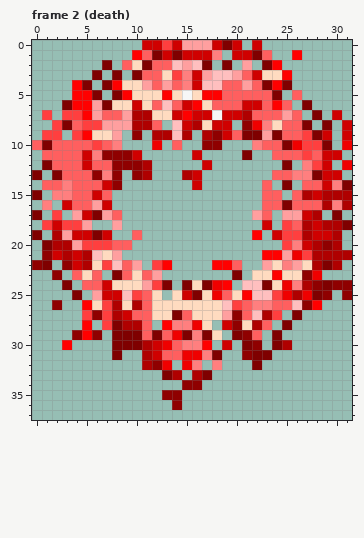
Pixel-art file: assets/modAssets/mainRing.aseprite. The first picture shows the starting point.
32x38 pixels, 9 frames. Shown: frame 2 (death). The commit also changed other frames, which this record leaves out.
The result:
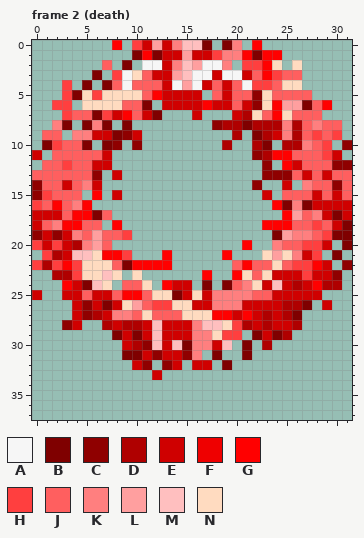
Palette (. is transparent): A #f6f6f6  B #7f0000  C #8f0000  D #af0000  E #cf0000  F #ef0000  G #ff0000  H #ff3f3f  J #ff5f5f  K #ff7f7f  L #ff9f9f  M #ffbfbf  N #ffdbc0
The exact change:
layer "stable/red/ringSlot" added
layer "stable/red/ringCombined" added
layer "red/ringSlot" removed
layer "red/ringCombined" removed
Changed rows in their new state; - is an unchanged pixel.
Frame 2 (death):
first column x 0:
 0 --------G-H-LEKMMB.-K-G---------
 1 ----------BG--EL--HKKG-GG-.-----
 2 -------J-B.AAEKMLAAK-HHGN-N-----
 3 --------HAN-EELMAAEAAEJGHJJ-----
 4 ---H.---JAJJ-EALAEJE-AHHJNN-----
 5 ---HBNHNNN-JGEEEE.JE--CNJJ-J----
 6 --HH.NNN-JJB.EE-EGEE--CN-LL-JG--
 7 -.--JJBHEGJEB...-...--N-GN-JJ-.-
 8 --K-.BKB.B...-....CDDBDDDKDJKJJ.
 9 -JJ-KKEEBCE-....-...D.-DEKDJHJH.
10 .-H--B.BC-C-.-.--..D--DB.DDKJH-C
11 E.---JJE...-----.----.CDGG-J-H--
12 -J-H-JEE....-----.-----C-GEJJJCC
13 JJJ----.E-..---..------CCCJEJ-JJ
14 C--E-KE..-------.-----C.-E-K-JCJ
15 CHJJ-.G.E--------------E.J-J-JEJ
16 HJGJKG..---------------.G-KBEEEE
17 EEEJGG-J.-------------..-G-JKE-E
18 EJKGGJJ-G--------------GGG-JHJE-
19 CECEKJLJJH.-----------.-BLKKJHBB
20 HEHEDKLJ..-----------G--KJJHHE.B
21 -HDEMMNGGH---G-----G---NLNKEH.B.
22 HDHGHN-NJBGGG-----..-GJJ-JHHGE.C
23 --DDH-NMN.-..----G--GNJ-EEEHEEC-
24 ---GEBMN.JJN.GEE.-.BJKNEMEDEGDD.
25 E--EEJE-JGG--NB-NEKKKKJJEEEEE.-.
26 --.-ECEBE-L-HH--EEKKKEEEEDDB.E--
27 ----ECDEKK-NJJJN--GGEGE-ED------
28 ---CE.-DE--EMEEEKMMNHDEDEED-----
29 ----...--E-EMEEE-K-HH.BE-D------
30 ---.----.EDCMEMB-KEM--.D..------
31 --------.BBECEECK.---B..--------
32 ----------EC.CE.EE.B--.---------
33 ------------E..-..--------------
34 ---------------..---------------
35 -------------..-----------------
36 --------------.-----------------
Changed places in both pictures, as pixel boxes (x1, y1, x2, y2):
changed: (32, 40, 352, 410)
